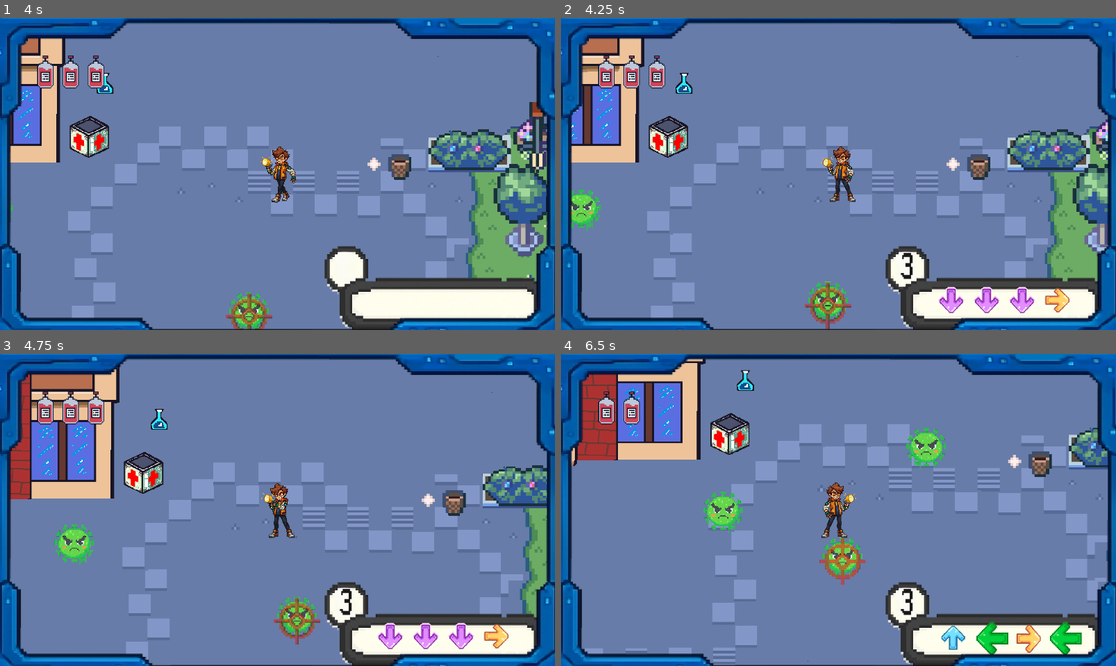
Above: before the commit, frames 1-4 (two rows, left to right).
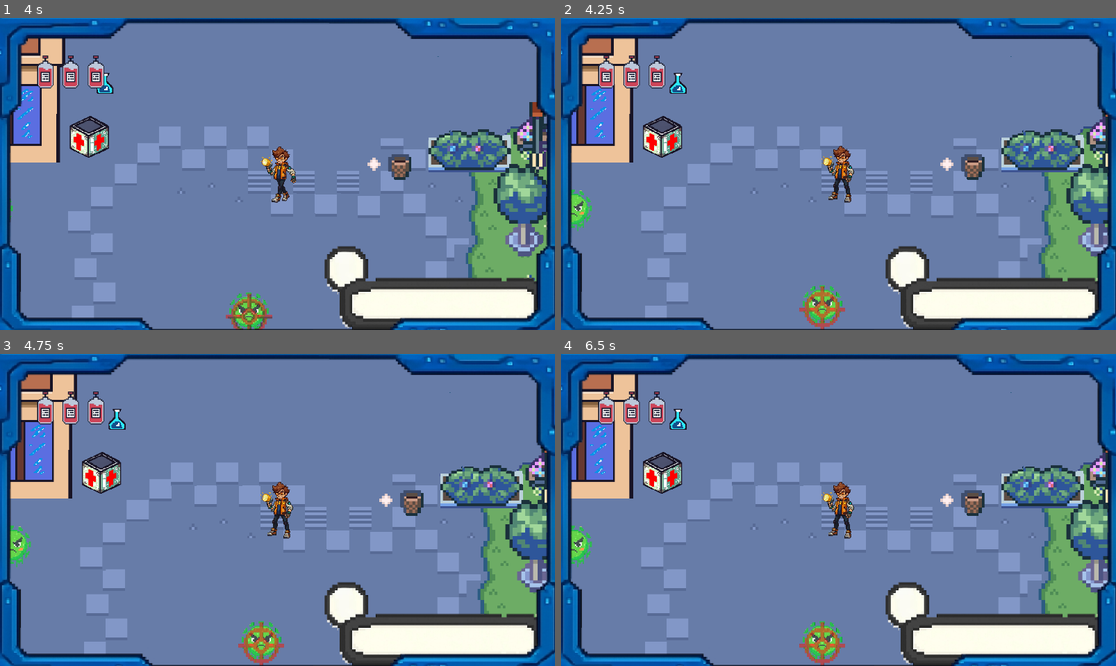
Above: after the commit, the same moments.

Repository: anandanovianshaf/Dr_Rijal
Game: Godot game, scene res://scenes/Game.tscn
The game is run twice, just before and just after one commit, with the same random seed, the same clock (stepped at 60 frames per second) and the same inputs.
Inputs (mouse positions are in pixels of both pictures, inside the frame that each line leads up to):
- Up to frame 1 (4 s): tap Enter (ui_accept) at 0.5, 0.77, 1.52, 3.02, 3.77 s; move the mouse to (399, 158) at 0.52 s; hold D (move_right) 0.53-1.28 s; move the mouse to (166, 189) at 1.27 s; hold S (move_down) 1.28-2.03 s; move the mouse to (333, 105) at 2.02 s; hold D (move_right) 2.03-2.78 s; move the mouse to (249, 236) at 2.77 s; hold W (move_up) 2.78-3.53 s; move the mouse to (444, 220) at 3.52 s; hold A (move_left) from 3.53 s (still down)
- Up to frame 2 (4.25 s): keep holding A (move_left); tap Escape (ui_cancel) at 4.15 s
- Up to frame 3 (4.75 s): keep holding A (move_left); move the mouse to (111, 463) at 4.27 s; tap Enter (ui_accept) at 4.52 s
- Up to frame 4 (6.5 s): move the mouse to (866, 510) at 5.02 s; release A (move_left) at 5.03 s; hold S (move_down) 5.03-5.78 s; move the mouse to (755, 432) at 5.77 s; hold D (move_right) from 5.78 s (still down); tap Enter (ui_accept) at 6.02 s

Frame 1 is identical in both runs. In frame 2, 12% of the frame differs, in the area x 1-99%, y 6-100%; in frame 3, 23%; in frame 4, 30%, in the area x 1-99%, y 1-100%.

Commit message:
some stuff

Diff:
--- a/scenes/Game.tscn
+++ b/scenes/Game.tscn
@@ -18,6 +18,7 @@
 [ext_resource type="PackedScene" uid="uid://7bqtbsehrsad" path="res://scenes/objects/Pot3.tscn" id="15_y5y3l"]
 [ext_resource type="PackedScene" uid="uid://cfy2xmqwm5vq" path="res://scenes/objects/Tree.tscn" id="16_vjgi4"]
 [ext_resource type="PackedScene" path="res://scenes/objects/Pole.tscn" id="17_kyk2p"]
+[ext_resource type="PackedScene" uid="uid://idxo3wybxemr" path="res://scenes/Menu/PauseMenu.tscn" id="18_kyk2p"]
 [ext_resource type="PackedScene" path="res://scenes/Potion.tscn" id="19_45i86"]
 [ext_resource type="AudioStream" uid="uid://bpkqlt128hr7a" path="res://assets/Audio/intheloopmod.mp3" id="20_sv1m6"]
 
@@ -35,6 +36,8 @@
 
 [node name="Game" type="Node2D" groups=["player", "virus"]]
 script = ExtResource("4_gw6i8")
+
+[node name="PauseMenu" parent="." instance=ExtResource("18_kyk2p")]
 
 [node name="Player" parent="." instance=ExtResource("1_qbsmt")]
 z_index = 10
--- a/scenes/GameOver.tscn
+++ b/scenes/GameOver.tscn
@@ -17,10 +17,6 @@
 anchors_preset = 15
 anchor_right = 1.0
 anchor_bottom = 1.0
-offset_left = 11.0
-offset_top = 17.0
-offset_right = 11.0
-offset_bottom = 17.0
 grow_horizontal = 2
 grow_vertical = 2
 texture = ExtResource("2_qae0b")
--- a/scenes/Menu/PauseMenu.tscn
+++ b/scenes/Menu/PauseMenu.tscn
@@ -20,7 +20,7 @@
 anchor_bottom = 1.0
 grow_horizontal = 2
 grow_vertical = 2
-color = Color(0, 0, 0, 0.38431373)
+color = Color(0, 0, 0, 0.1882353)
 
 [node name="VBoxContainer" type="VBoxContainer" parent="."]
 layout_mode = 1
--- a/scenes/Menu/tutorial.tscn
+++ b/scenes/Menu/tutorial.tscn
@@ -1,8 +1,16 @@
-[gd_scene load_steps=4 format=3 uid="uid://dl1tbhxn28m2d"]
+[gd_scene load_steps=6 format=3 uid="uid://dl1tbhxn28m2d"]
 
 [ext_resource type="Script" uid="uid://bpxc3xi2sldcn" path="res://scripts/Menu/tutorial.gd" id="1_7c1ps"]
 [ext_resource type="Texture2D" uid="uid://hjlbfljhwi34" path="res://assets/Background stage/Menu Assets/tutorial.png" id="2_d1bdw"]
 [ext_resource type="Texture2D" uid="uid://n3ujiki3kuhk" path="res://assets/button/btn_left_one.png" id="3_hi1m5"]
+
+[sub_resource type="Animation" id="Animation_d1bdw"]
+resource_name = "fade_in"
+
+[sub_resource type="AnimationLibrary" id="AnimationLibrary_hi1m5"]
+_data = {
+&"fade_in": SubResource("Animation_d1bdw")
+}
 
 [node name="Tutorial" type="Control"]
 layout_mode = 3
@@ -52,3 +60,8 @@
 grow_vertical = 0
 scale = Vector2(0.3, 0.3)
 texture_normal = ExtResource("3_hi1m5")
+
+[node name="AnimationPlayer" type="AnimationPlayer" parent="."]
+libraries = {
+&"": SubResource("AnimationLibrary_hi1m5")
+}
--- a/scenes/StageClear.tscn
+++ b/scenes/StageClear.tscn
@@ -1,6 +1,7 @@
-[gd_scene load_steps=2 format=3]
+[gd_scene load_steps=3 format=3 uid="uid://bfdpjp60k1mpf"]
 
-[ext_resource type="Script" path="res://scripts/stage_clear.gd" id="1_q2u3y"]
+[ext_resource type="Script" uid="uid://d8tta8hhxfbs" path="res://scripts/stage_clear.gd" id="1_q2u3y"]
+[ext_resource type="Texture2D" uid="uid://erxw58fpqdk4" path="res://assets/backgrounds/Background stage/gameover_bg.jpg" id="2_lnf8y"]
 
 [node name="StageClear" type="Control"]
 layout_mode = 3
@@ -11,9 +12,18 @@
 grow_vertical = 2
 script = ExtResource("1_q2u3y")
 
+[node name="Background" type="TextureRect" parent="."]
+layout_mode = 1
+anchors_preset = 15
+anchor_right = 1.0
+anchor_bottom = 1.0
+grow_horizontal = 2
+grow_vertical = 2
+texture = ExtResource("2_lnf8y")
+
 [node name="Panel" type="Panel" parent="."]
 layout_mode = 1
-anchors_preset = 8
+anchors_preset = -1
 anchor_left = 0.25
 anchor_top = 0.25
 anchor_right = 0.75
@@ -23,15 +33,15 @@
 
 [node name="VBox" type="VBoxContainer" parent="Panel"]
 layout_mode = 1
-anchors_preset = 8
+anchors_preset = -1
 anchor_left = 0.1
 anchor_top = 0.1
 anchor_right = 0.9
 anchor_bottom = 0.9
 grow_horizontal = 2
 grow_vertical = 2
+theme_override_constants/separation = 24
 alignment = 1
-theme_override_constants/separation = 24
 
 [node name="Label" type="Label" parent="Panel/VBox"]
 layout_mode = 2
--- a/scripts/Menu/pause_menu.gd
+++ b/scripts/Menu/pause_menu.gd
@@ -3,23 +3,29 @@
 @onready var continue_button = $VBoxContainer/ContinueButton
 @onready var exit_button = $VBoxContainer/ExitButton
 @onready var fade_bg = $ColorRect
+@onready var menu_box = $VBoxContainer
 
 func _ready():
 	visible = false
-	modulate.a = 0.0  # awalnya transparan
-
+	modulate.a = 0.0
+	menu_box.scale = Vector2(0.7, 0.7)  # mulai lebih kecil
 	continue_button.pressed.connect(_on_continue_pressed)
 	exit_button.pressed.connect(_on_exit_pressed)
 
 func show_pause_menu():
 	visible = true
-	get_tree().paused = true  # pause semua scene kecuali UI
+	get_tree().paused = true
+
 	var tween = create_tween()
-	tween.tween_property(self, "modulate:a", 1.0, 0.3)
+	tween.tween_property(fade_bg, "modulate:a", 0.5, 0.2)  # latar gelap muncul
+	tween.parallel().tween_property(menu_box, "scale", Vector2.ONE, 0.25).set_ease(Tween.EASE_OUT).set_trans(Tween.TRANS_BACK)
+	tween.parallel().tween_property(self, "modulate:a", 1.0, 0.25)
 
 func hide_pause_menu():
 	var tween = create_tween()
-	tween.tween_property(self, "modulate:a", 0.0, 0.3)
+	tween.tween_property(menu_box, "scale", Vector2(0.7, 0.7), 0.2).set_ease(Tween.EASE_IN).set_trans(Tween.TRANS_BACK)
+	tween.parallel().tween_property(self, "modulate:a", 0.0, 0.2)
+	tween.parallel().tween_property(fade_bg, "modulate:a", 0.0, 0.2)
 	tween.finished.connect(func():
 		visible = false
 		get_tree().paused = false
--- a/scripts/Menu/tutorial.gd
+++ b/scripts/Menu/tutorial.gd
@@ -1,9 +1,26 @@
 extends Control
 
-@onready var back_button = $Button_Back
+@onready var back_button: TextureButton = $Button_Back
+@onready var anim_player: AnimationPlayer = $AnimationPlayer
+@onready var sfx_click: AudioStreamPlayer = $AudioClick
 
 func _ready():
+	# Awal scene: mulai animasi masuk
+	modulate.a = 0.0
+	anim_player.play("fade_in")
+
+	# Koneksi tombol
 	back_button.pressed.connect(_on_back_pressed)
 
 func _on_back_pressed():
+	if sfx_click:
+		sfx_click.play()
+
+	# Tunggu 0.2 detik supaya SFX sempat diputar
+	await get_tree().create_timer(0.2).timeout
+
+	# Animasi keluar sebelum ganti scene
+	anim_player.play("fade_out")
+	await anim_player.animation_finished
+
 	get_tree().change_scene_to_file("res://scenes/Menu/main_menu.tscn")
--- a/scripts/game.gd
+++ b/scripts/game.gd
@@ -4,6 +4,7 @@
 @onready var global_timer: Timer = $GlobalTimer
 @onready var camera: Camera2D = $Camera2D
 @onready var game_over: Control = $GameOver
+@onready var pause_menu = $PauseMenu
 
 var is_game_over: bool = false
 
@@ -67,3 +68,10 @@
 func _process(_delta: float) -> void:
 	if camera and player:
 		camera.global_position = player.global_position
+
+func _input(event):
+	if event.is_action_pressed("ui_cancel"): # default tombol Esc
+		if get_tree().paused:
+			pause_menu.hide_pause_menu()
+		else:
+			pause_menu.show_pause_menu()
Not shown: 1 places in scenes/Game.tscn that only renumber resources
Not shown: 1 places in scenes/GameOver.tscn that only renumber resources
